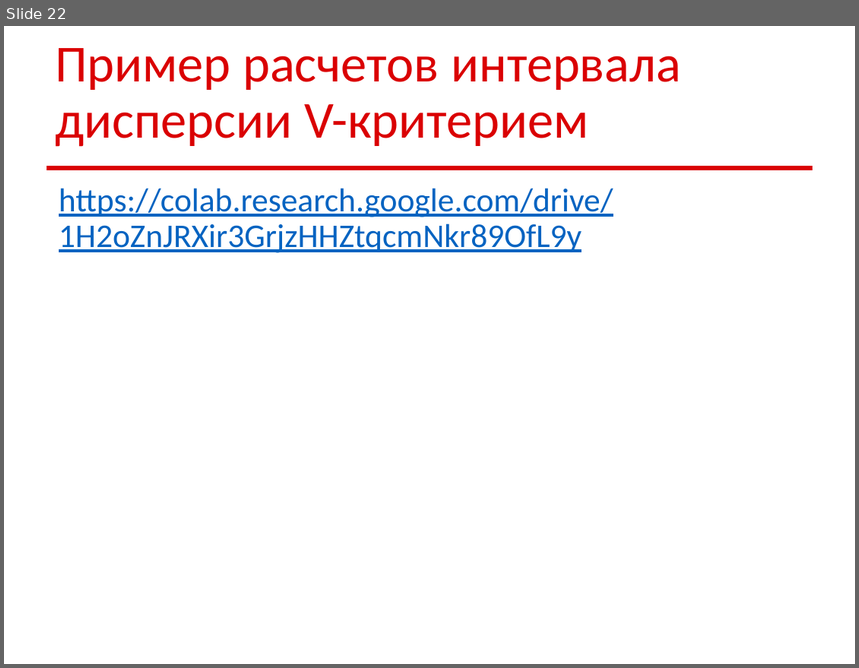
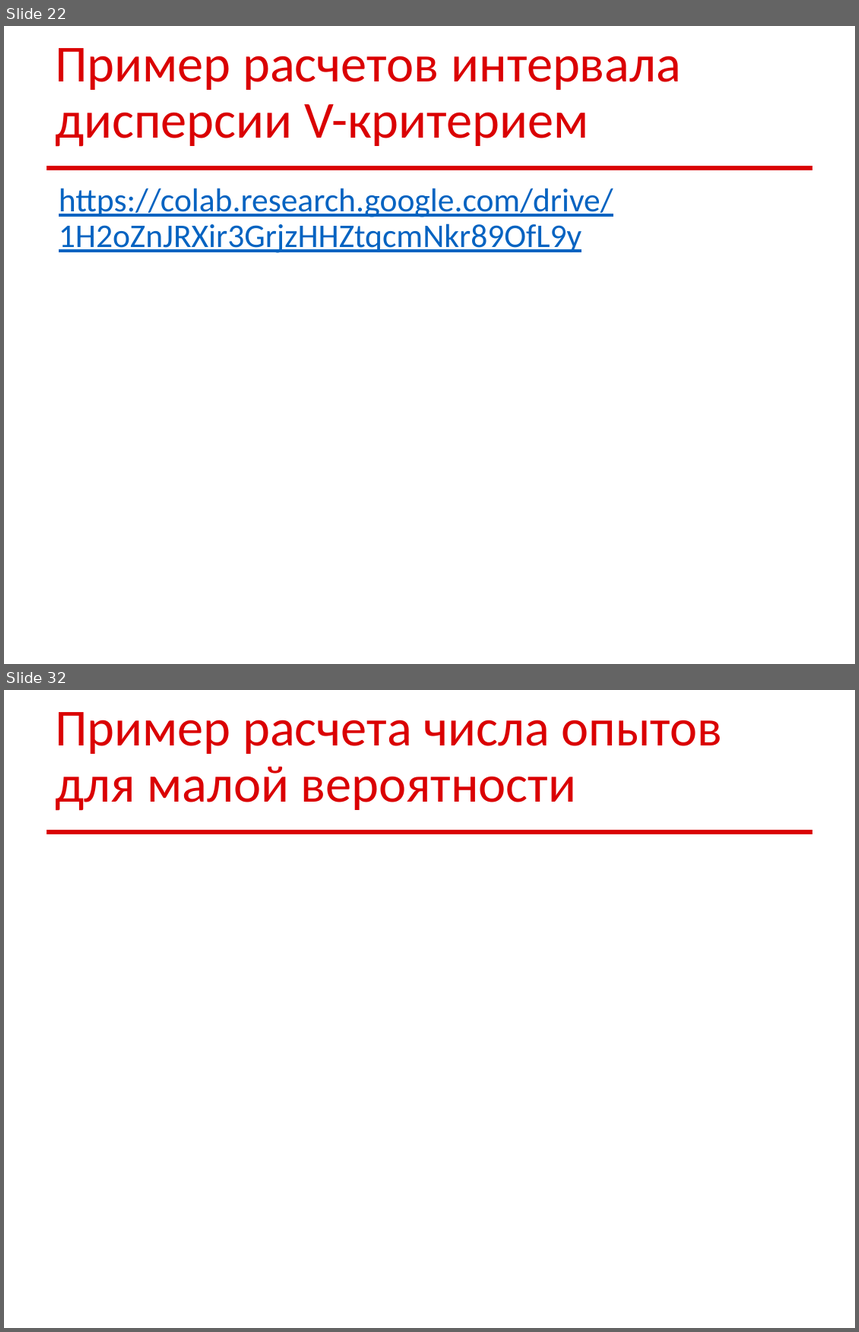
Before and after one commit to sudakov/math-for-ds, a slide deck: math_ds_03.pptx. Shown one above the other, each under a label of ours: slide 22 before the commit, slides 22 and 32 after it; the slides between them are not shown. The pictures are 859x668 and 859x1332 pixels, drawn with LibreOffice and Linux fonts; fonts in the diff are those of the drawing; grey boxes stand for pictures. Boxes give left, top, right and bottom in pixels: in the first picture for what was removed or moved away, otherwise in the second. Text is boxed around its words. In the diff, an @@ line names an element or a change of style, - is before the commit and + after.

```diff
--- a/math_ds_03.pptx
+++ b/math_ds_03.pptx
@@ slide 32 added at [4,690,855,1328], background #FFFFFF; not listed: 1 template element that a slide beside it also shows @@
@@ title added at [55,712,722,811], 44 pt, text #DA0002 @@
+Пример расчета числа опытов для малой вероятности
```
Also in this commit, not shown: 3 slides changed, 10 other slides added.
